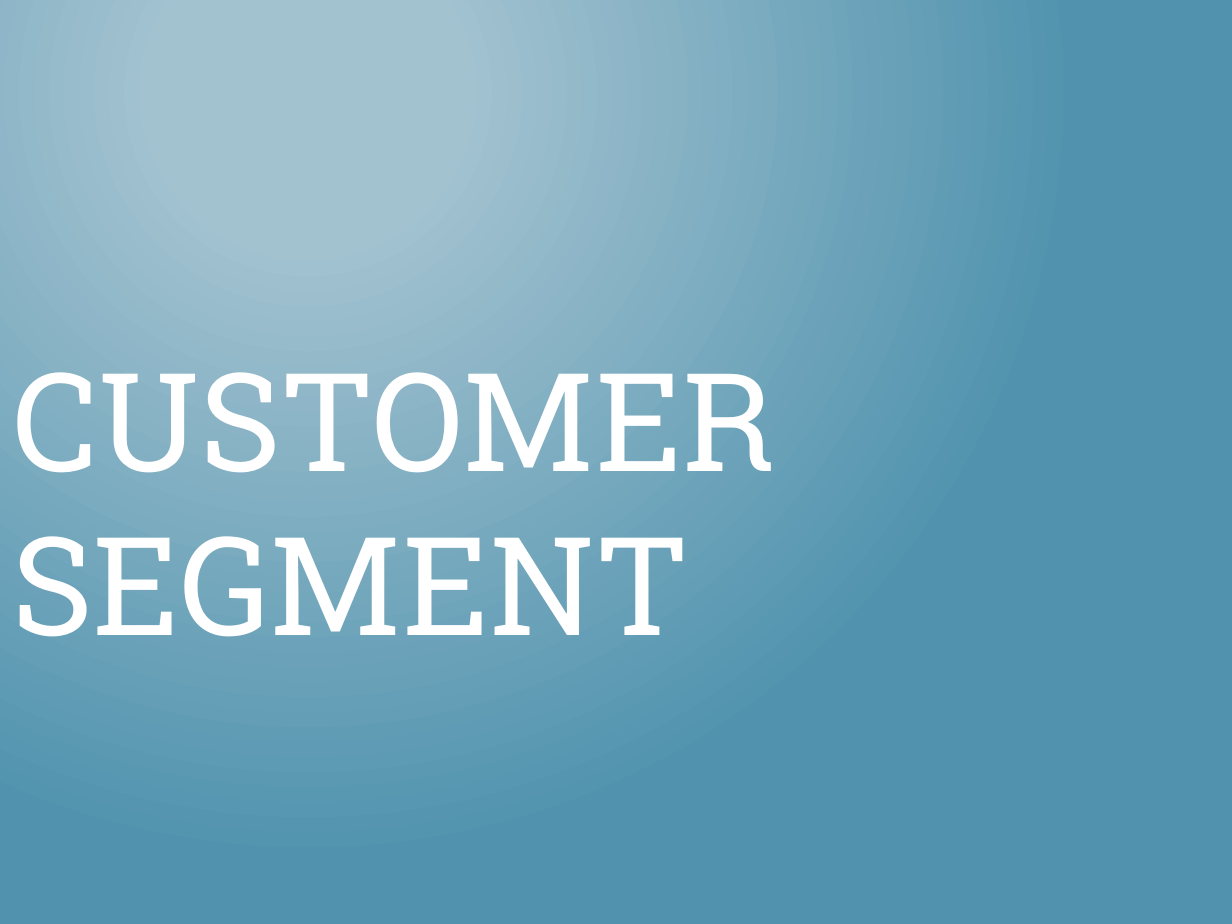
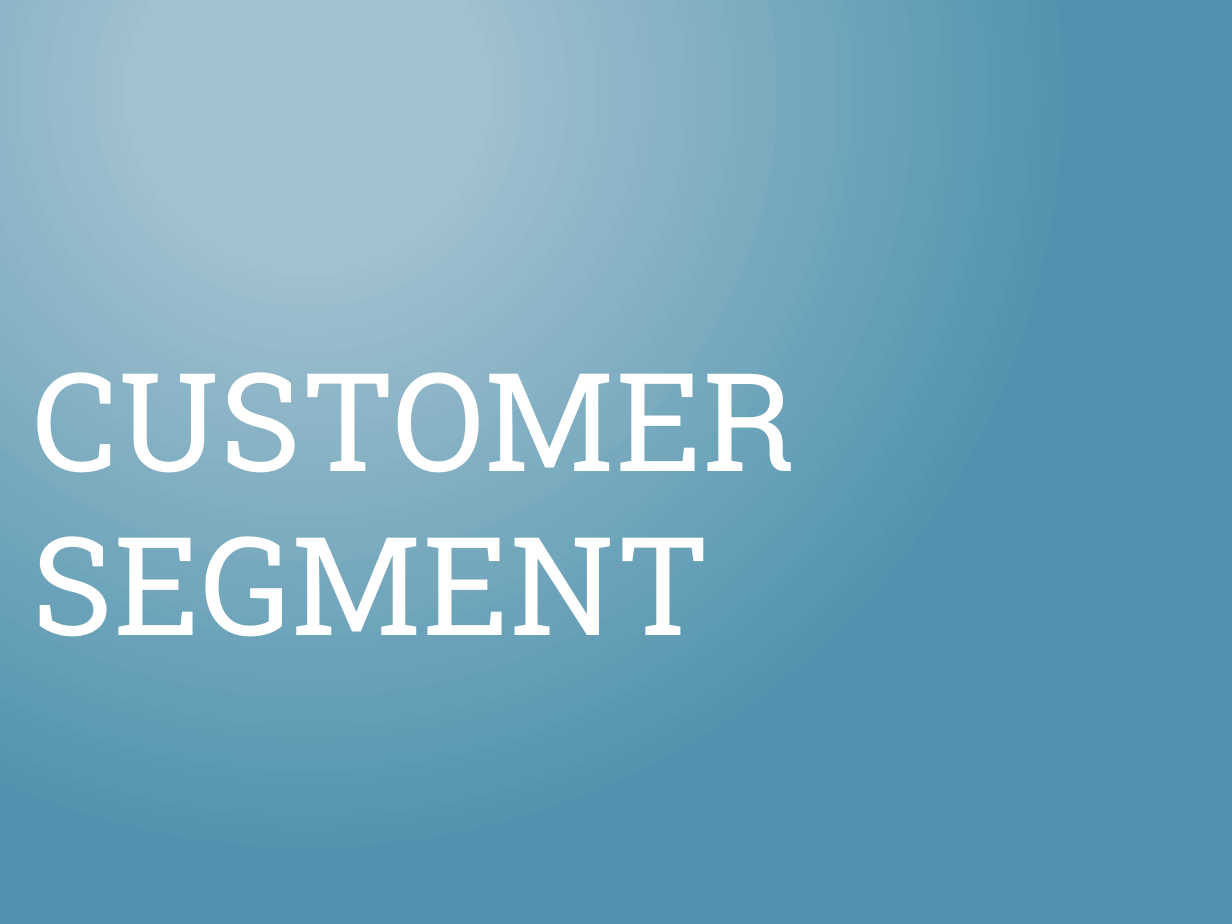
Before and after one commit to nikopj/Traveler-SCD, a slide deck: slide 2 of Traveler-SCD Midterm Presentation.pptx. Drawn at 1232x924 pixels with LibreOffice and Linux fonts; fonts in the diff are those of the drawing. Boxes give left, top, right and bottom in pixels: in the first picture for what was removed or moved away, otherwise in the second. Text is boxed around its words. In the diff, an @@ line names an element or a change of style, - is before the commit and + after.

```diff
--- a/Traveler-SCD Midterm Presentation.pptx
+++ b/Traveler-SCD Midterm Presentation.pptx
@@ title "CUSTOMER SEGMENT" moved from (x1=12, y1=372, x2=775, y2=637) to (x1=33, y1=372, x2=796, y2=637) @@
```
Also in this commit, not shown: 5 other slides changed.
